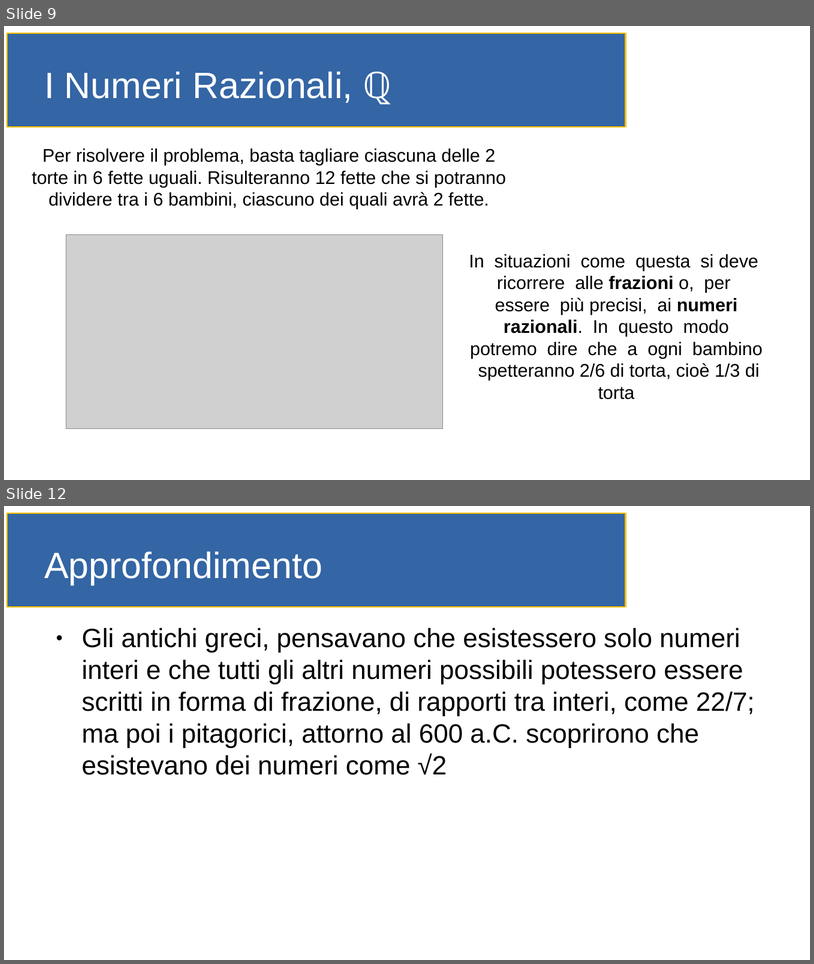
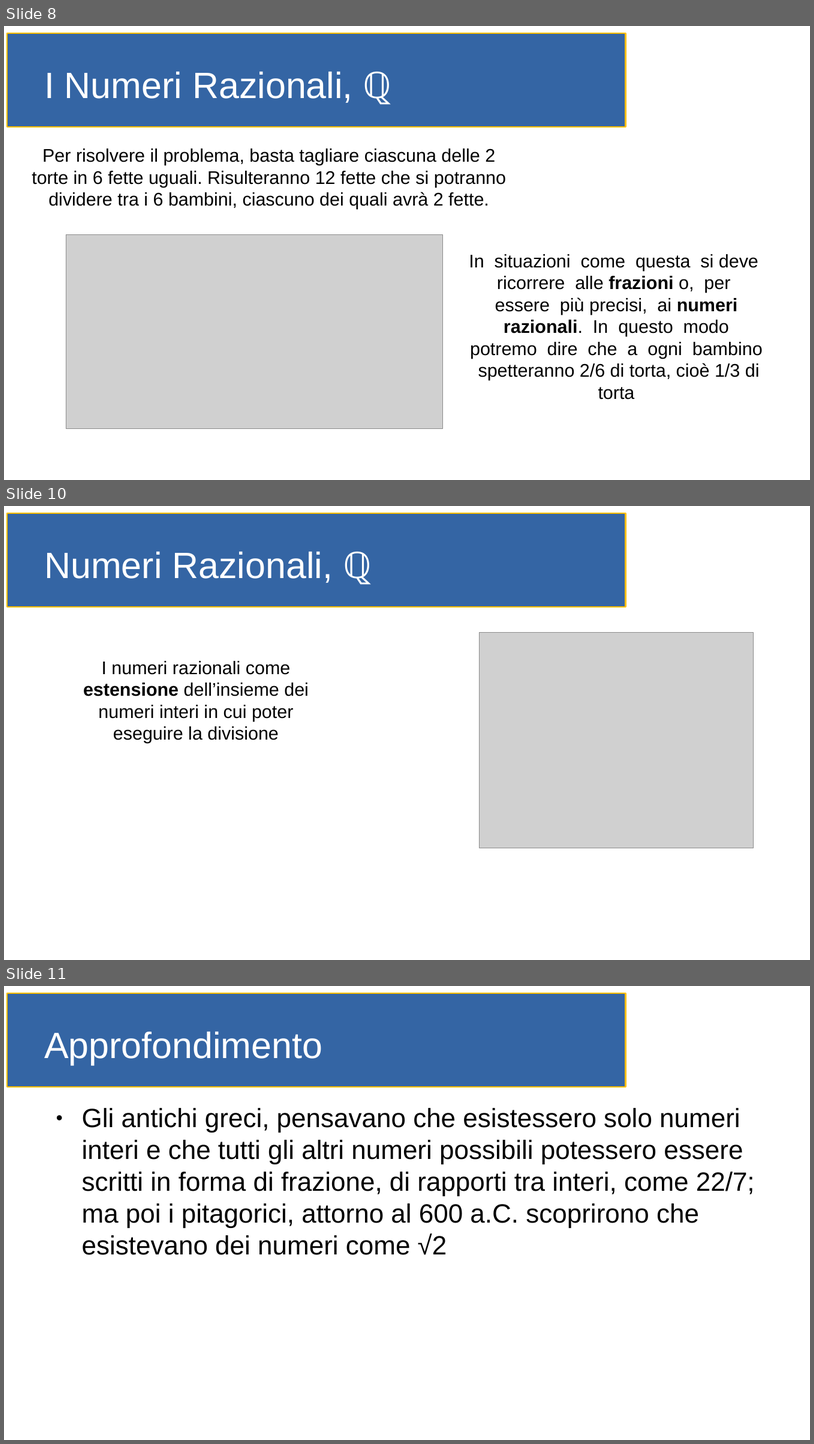
Before and after one commit to gioretikto/gioretikto.github.io, a slide deck: orale.odp. Shown one above the other, each under a label of ours: slides 9 and 12 before the commit, slides 8, 10 and 11 after it; the slides between them are not shown. The pictures are 814x964 and 814x1444 pixels, drawn with LibreOffice and Linux fonts; fonts in the diff are those of the drawing; grey boxes stand for pictures. Boxes give left, top, right and bottom in pixels: in the first picture for what was removed or moved away, otherwise in the second. Text is boxed around its words. In the diff, an @@ line names an element or a change of style, - is before the commit and + after.

```diff
--- a/orale.odp
+++ b/orale.odp
@@ slide 10 added at box(4, 506, 810, 960), background #FFFFFF; not listed: 1 template element that a slide beside it also shows @@
@@ title added at box(44, 552, 372, 585), 36 pt, text #FFFFFF @@
+Numeri Razionali, ℚ
@@ picture added at box(480, 633, 754, 848) @@
@@ text added at box(83, 661, 309, 743), 18 pt, text #000000 @@
+I numeri razionali come estensione dell’insieme dei numeri interi in cui poter eseguire la divisione
@@ what was slide 9 is now slide 8 @@
@@ what was slide 12 is now slide 11 @@
```
Also in this commit, not shown: 1 slide changed, 2 slides removed.
